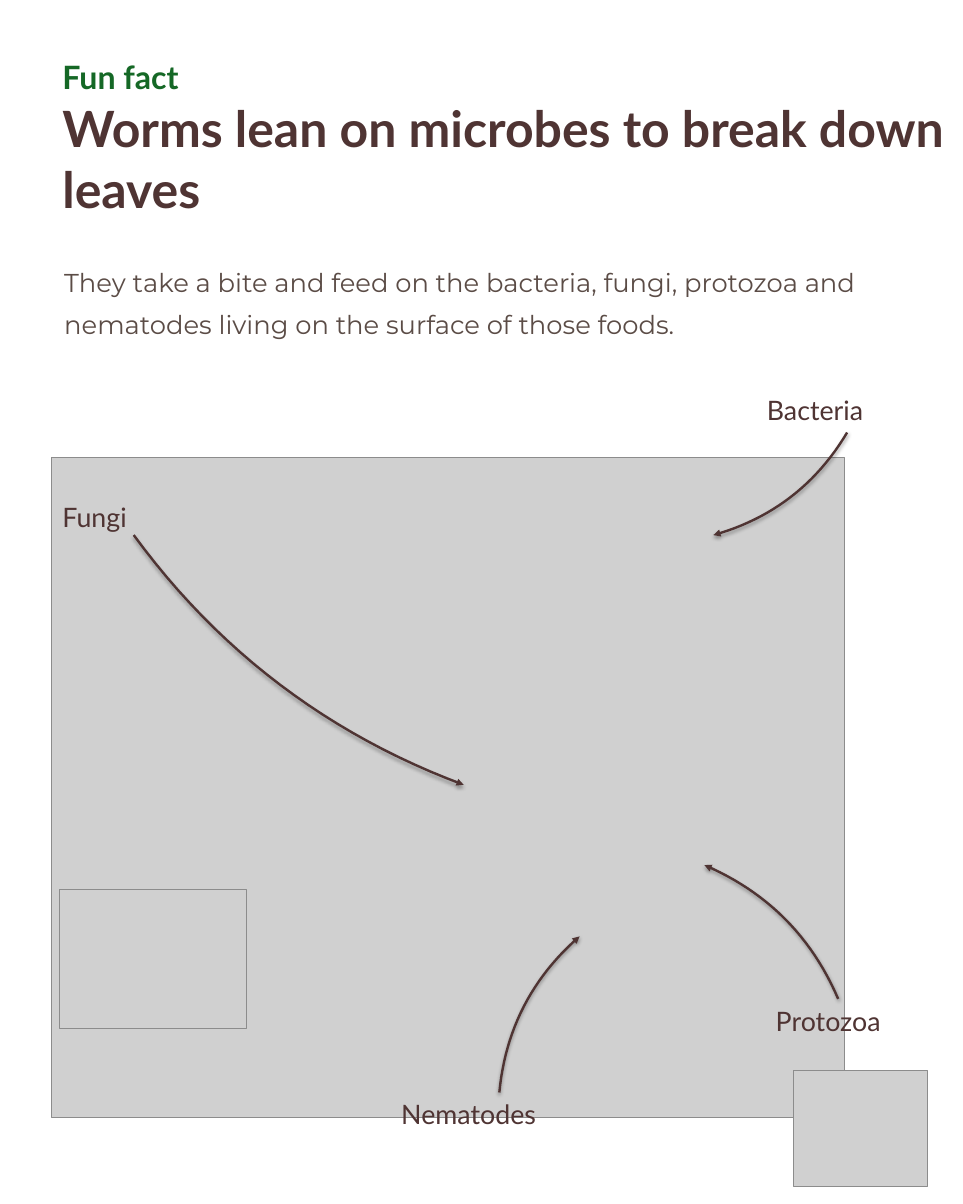
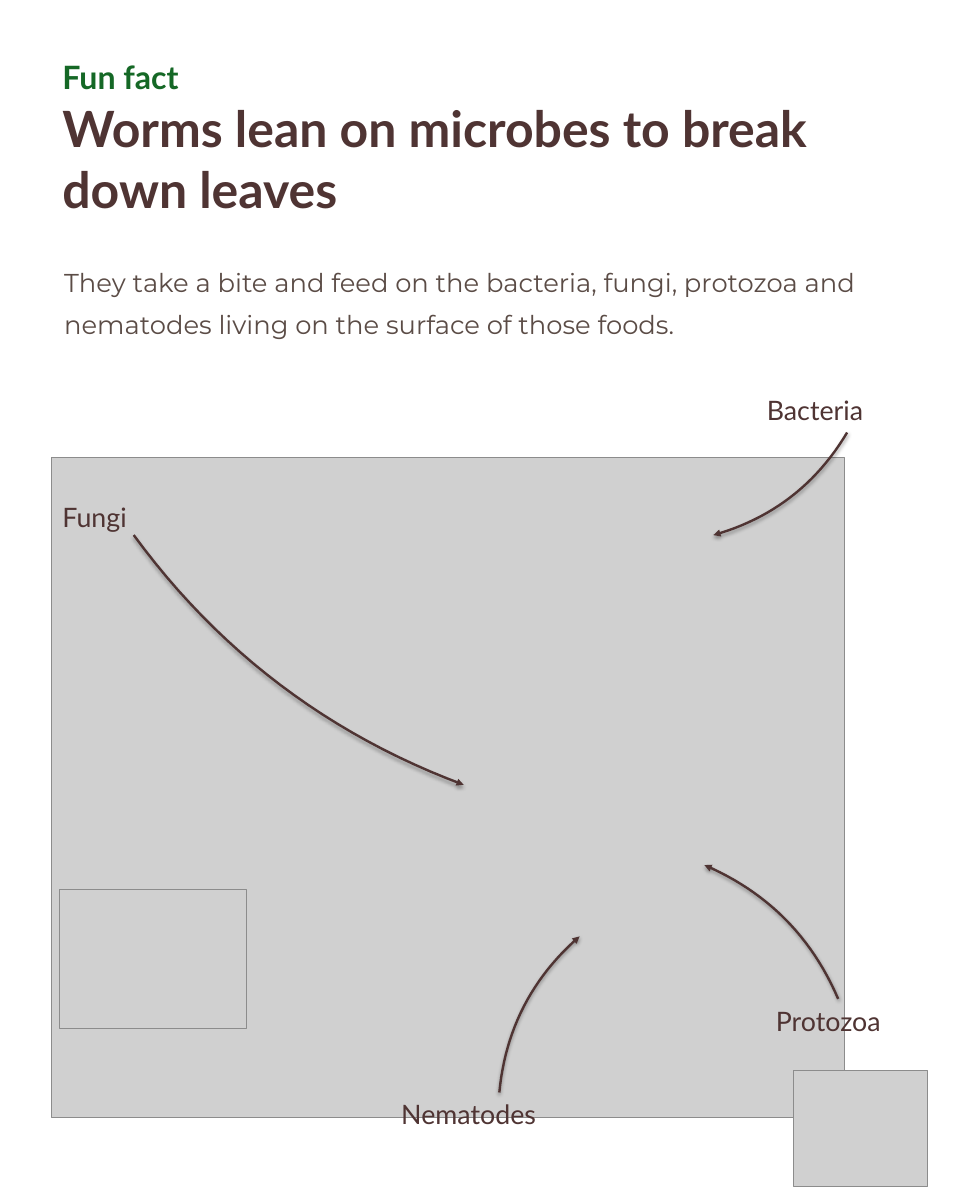
Before and after one commit to linneamoritznyc/final-SFWsite-Linnea, a slide deck: slide 7 of social/earthworm-day-2026-10-21/21-10-2026-wed-ig-earthworm-jar.pptx. Drawn at 963x1204 pixels with LibreOffice and Linux fonts; fonts in the diff are those of the drawing; grey boxes stand for pictures. Boxes give left, top, right and bottom in pixels: in the first picture for what was removed or moved away, otherwise in the second. Text is boxed around its words. In the diff, an @@ line names an element or a change of style, - is before the commit and + after.

```diff
--- a/social/earthworm-day-2026-10-21/21-10-2026-wed-ig-earthworm-jar.pptx
+++ b/social/earthworm-day-2026-10-21/21-10-2026-wed-ig-earthworm-jar.pptx
@@ text at <box>62,110,807,209</box>: text changed @@
-Worms lean on microbes to break down leaves
+Worms lean on microbes to break
+down leaves
```
Also in this commit, not shown: 6 other slides changed, 2 other files.
